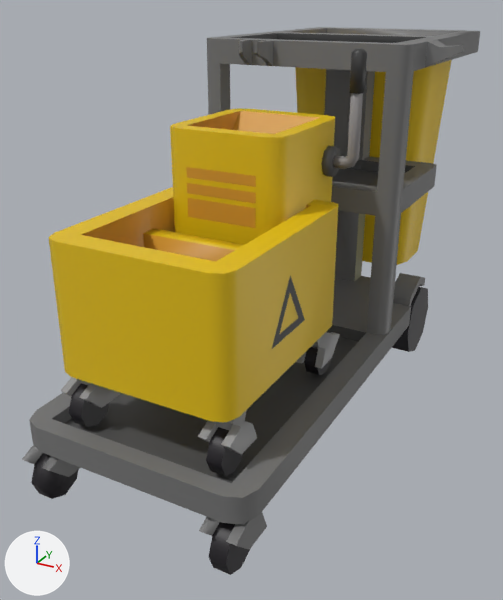
Before and after pictures for a commit that changed the FBX model Assets/Art/Models/Furniture/Storage/janitorial cart.fbx.
One viewpoint serves both versions: a 50 mm lens placed at (0.89, -2.32, 1.2), pointed at (-0.07, -0.58, 0.33). The axes (+X, +Y, +Z) are drawn at lower left. The lights are the same throughout. Where no turn or scale is listed for an object, it has been applied to the vertices. Vertices at the same position are counted once.

Names of what the first picture shows: 'JanitorialCart', 'MopBucket'.
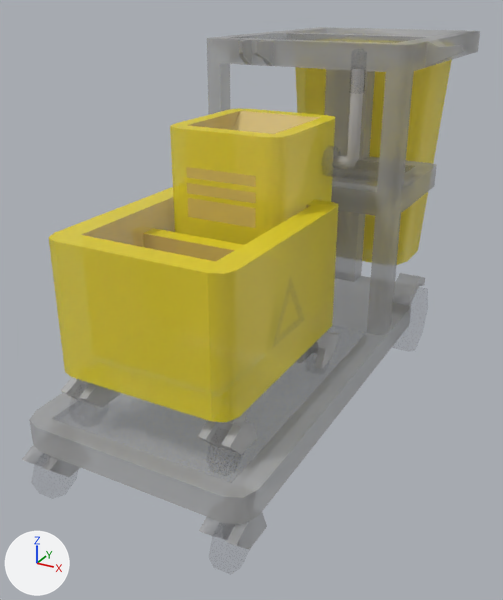
What changed in the scene script:
```text
Change img_palette05_png:
    img_palette05_png: load_image('Palette05.png', '../../../Textures/Palette05.png', 256, 256, 'sRGB') -> load_image('Palette05.png', '../../../Textures/Palette05.png', 256, 256, 'Non-Color')
Add mat_palette05_001:
    mat_palette05_001 = bpy.data.materials.new('Palette05.001')
    # uses the picture img_palette05_png
Change me_janitorialcart:
    where me_janitorialcart.from_pydata(...)  # 430 vertices, 416 faces; spans x -0.41..0.41, y 0.0..1.07, z -0.95..0.83
    remove me_janitorialcart.materials.append(mat_palette05)  # picture img_palette05_png
    add me_janitorialcart.materials.append(mat_palette05_001)
Change me_mopbucket:
    where me_mopbucket.from_pydata(...)  # 366 vertices, 320 faces; spans x -0.244..0.258, y -0.297..0.451, z 0.0..0.883
    used by ob_mopbucket; location = (0.0, -0.948, 0.188)
    remove me_mopbucket.materials.append(mat_palette05)  # picture img_palette05_png
    me_mopbucket part 1: its shading normals changed
    add me_mopbucket.materials.append(mat_palette05_001)
```

Location of each change, [x1, y1, x2, y2] in pixels of the pictures (503 x 600 px):
'MopBucket', surface changed, recoloured, shading changed
    both: [49, 49, 367, 476]
'JanitorialCart', surface changed, recoloured
    both: [22, 27, 480, 575]
